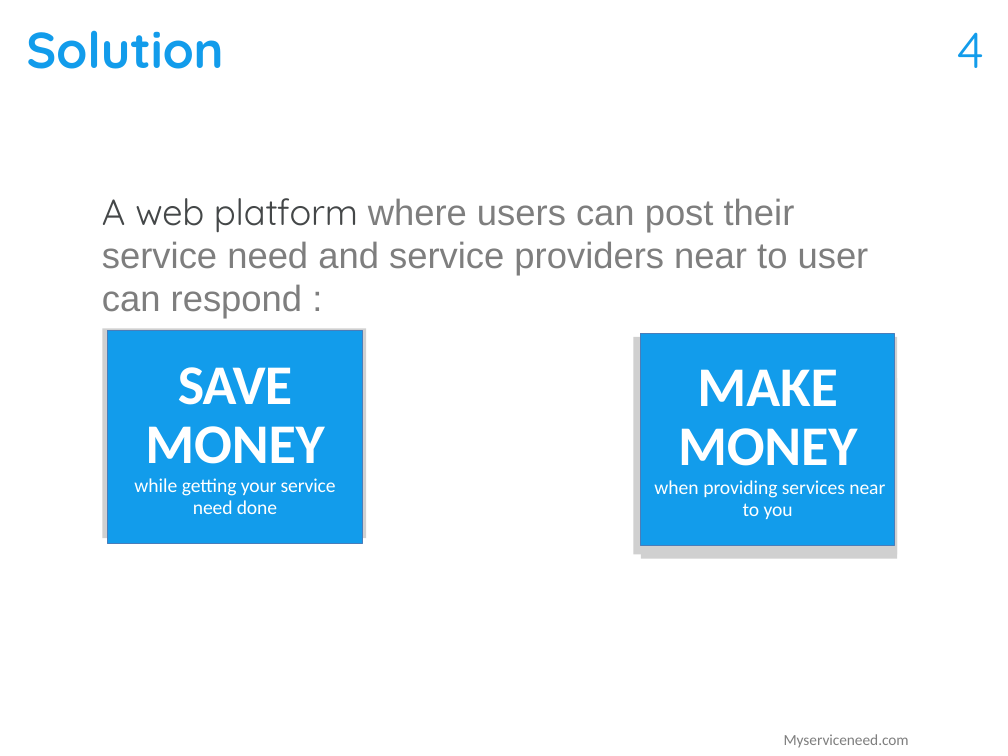
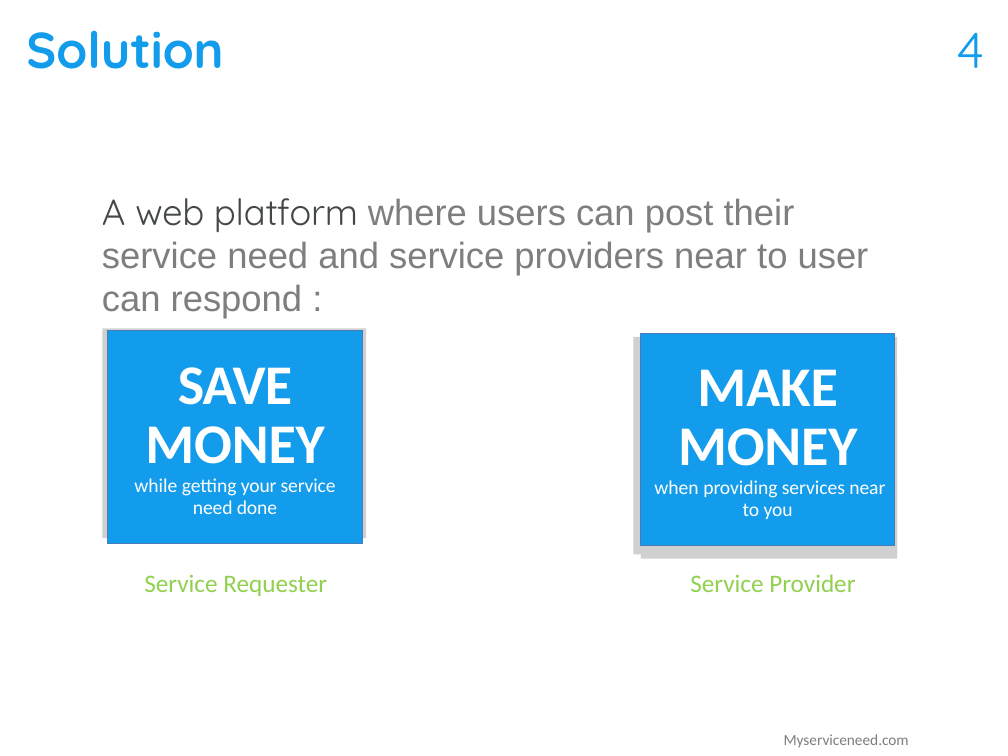
Before and after one commit to chaithu563/myserviceneed, a slide deck: slide 4 of service_images/startuppitch/myservicenned_pitch.pptx. Drawn at 1008x756 pixels with LibreOffice and Linux fonts; fonts in the diff are those of the drawing; grey boxes stand for pictures. Boxes give left, top, right and bottom in pixels: in the first picture for what was removed or moved away, otherwise in the second. Text is boxed around its words. In the diff, an @@ line names an element or a change of style, - is before the commit and + after.

```diff
--- a/service_images/startuppitch/myservicenned_pitch.pptx
+++ b/service_images/startuppitch/myservicenned_pitch.pptx
@@ text added at (144, 574, 327, 596), 18 pt, text #92D050 @@
+Service Requester
@@ text added at (690, 574, 855, 592), 18 pt, text #92D050 @@
+Service Provider
```
Also in this commit, not shown: 2 other slides changed, 1 slide added, 2 other files.
